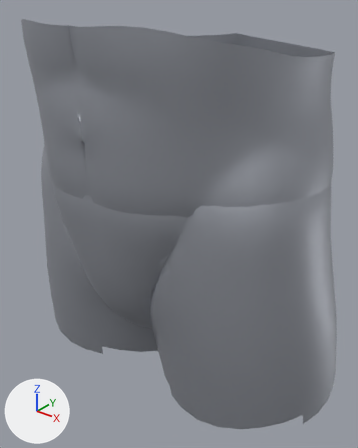
Renders of the glTF model assets/armor/armure_tassettes.glb from each side of a commit.
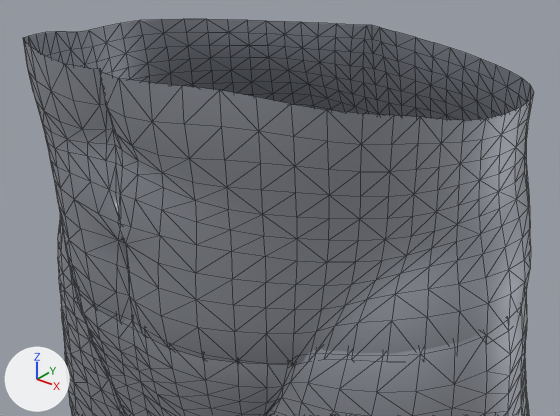
Old and new are each drawn whole from a 50 mm camera at (0.333, -0.451, 1.157) aimed at (0.005, -0.041, 0.903) and again close up from a 50 mm camera at (0.298, -0.408, 1.23) aimed at (-0.019, -0.011, 0.984). Every picture has the same lights, and +X, +Y and +Z are marked at lower left. The first two pictures are the older version. The close-ups show mesh edges as thin lines. Vertices at exactly the same position are counted once.

In view in the first close-up: 'armure_tassettes'.
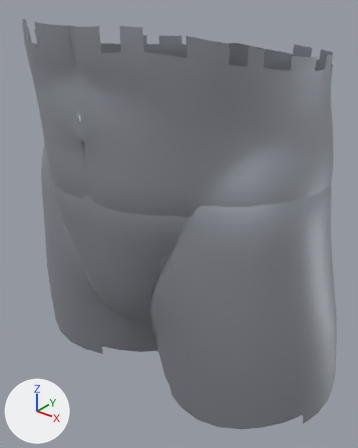
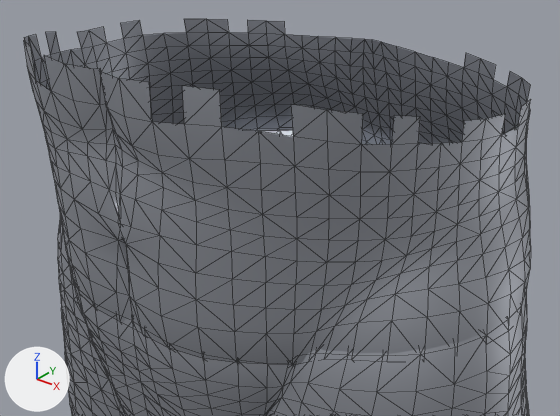
Location of each change, [x1, y1, x2, y2] in pixels of the close-ups (560 x 416 px):
```json
{"object": "armure_tassettes", "change": "reshaped", "before": [23, 19, 534, 416], "after": [24, 19, 531, 416]}
{"part": 1, "of": "me_armure_tassettes", "change": "deleted", "before": [104, 19, 534, 134]}
{"part": 2, "of": "me_armure_tassettes", "change": "deleted", "before": [149, 83, 464, 145]}
{"part": 3, "of": "me_armure_tassettes", "change": "deleted", "before": [23, 32, 81, 90]}
```

Scene script edits in JSON lines:
```json
{"block": "me_armure_tassettes", "where": "# used by ob_armure_tassettes; location = (0.0, 0.0, 0.0)"}
{"op": "remove", "block": "me_armure_tassettes", "code": "me_armure_tassettes.from_pydata(...)  # 1979 vertices, 3836 faces; spans x -0.203..0.203, y -0.18..0.121, z 0.728..1.129"}
{"op": "add", "block": "me_armure_tassettes", "code": "me_armure_tassettes.from_pydata(...)  # 1962 vertices, 3772 faces; spans x -0.203..0.203, y -0.18..0.121, z 0.728..1.129"}
{"block": "me_armure_tassettes", "change": "me_armure_tassettes part 1"}
{"block": "me_armure_tassettes", "change": "13 vertices are removed from x -0.148..0.148, y 0.004..0.075, z 1.099..1.105"}
{"block": "me_armure_tassettes", "change": "40 faces are deleted"}
{"block": "me_armure_tassettes", "change": "me_armure_tassettes part 2"}
{"block": "me_armure_tassettes", "change": "2 vertices are removed from x 0.086..0.141, y -0.159..-0.089, z 1.109..1.126"}
{"block": "me_armure_tassettes", "change": "12 faces are deleted"}
{"block": "me_armure_tassettes", "change": "me_armure_tassettes part 3"}
{"block": "me_armure_tassettes", "change": "2 vertices are removed from x -0.141..-0.086, y -0.159..-0.089, z 1.109..1.126"}
{"block": "me_armure_tassettes", "change": "12 faces are deleted"}
```
